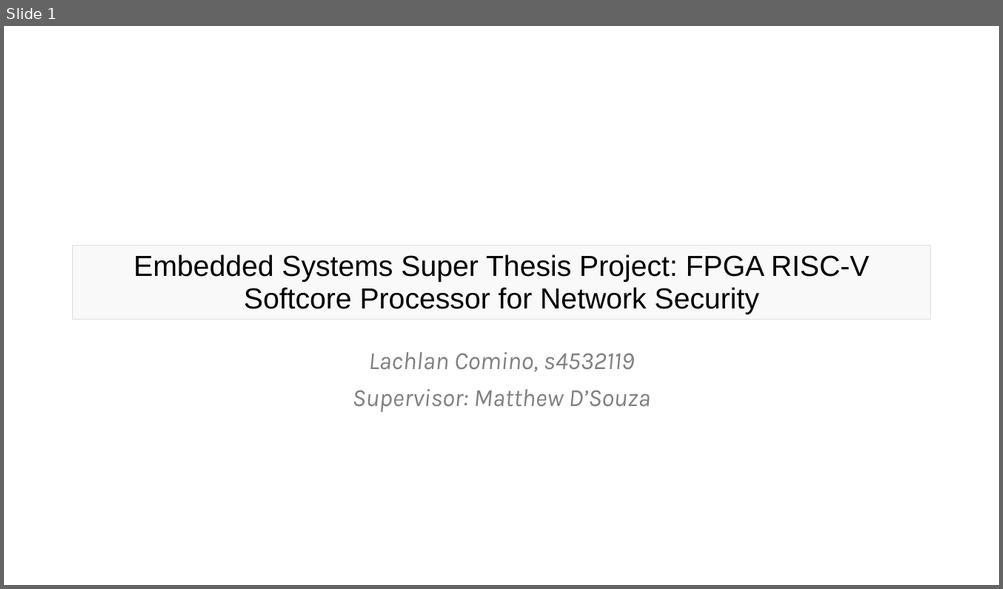
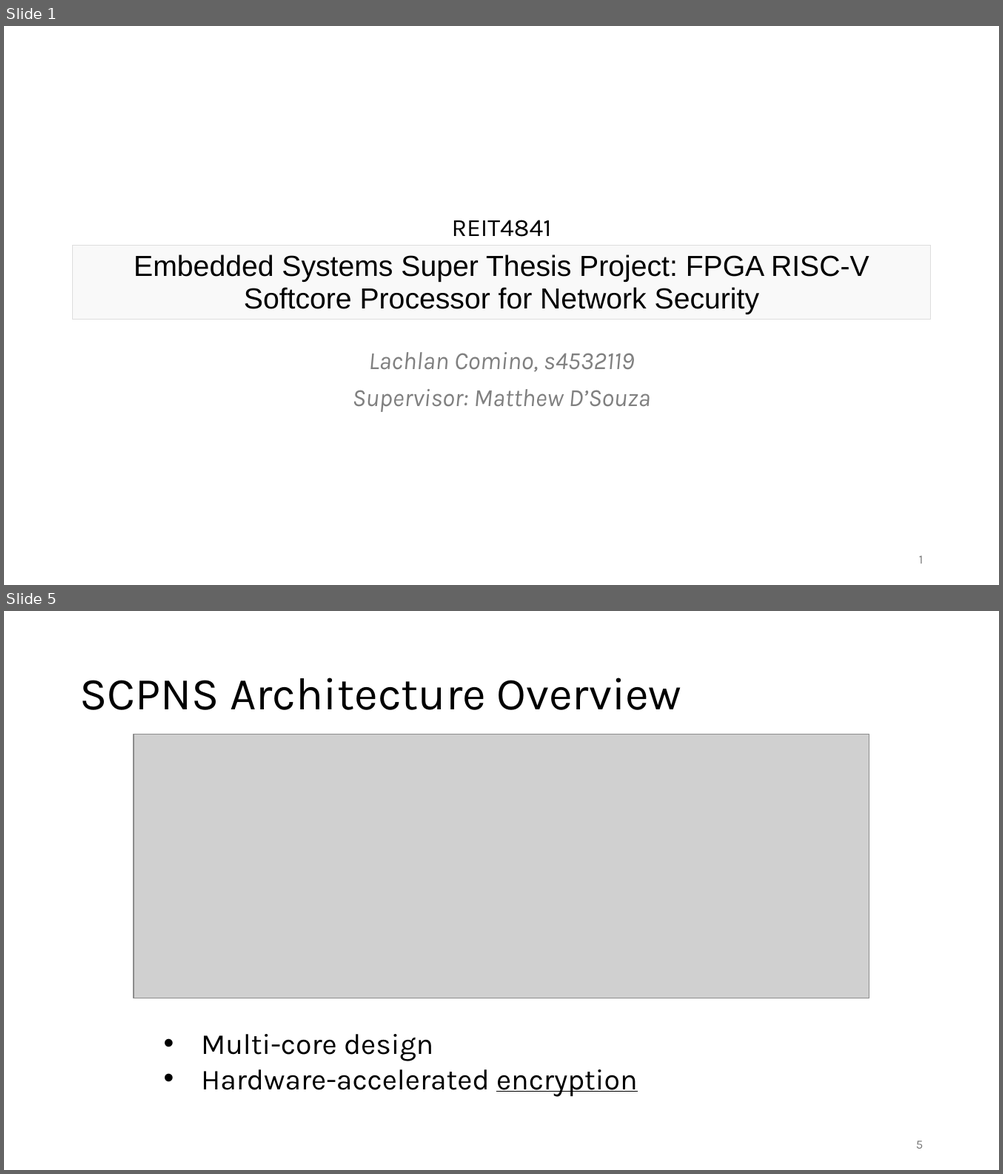
Before and after one commit to lcomino64/Thesis, a slide deck: Seminar/s4532119_seminar_slides.pptx. Shown one above the other, each under a label of ours: slide 1 before the commit, slides 1 and 5 after it; the slides between them are not shown. The pictures are 1003x589 and 1003x1174 pixels, drawn with LibreOffice and Linux fonts; fonts in the diff are those of the drawing; grey boxes stand for pictures. Boxes give left, top, right and bottom in pixels: in the first picture for what was removed or moved away, otherwise in the second. Text is boxed around its words. In the diff, an @@ line names an element or a change of style, - is before the commit and + after.

```diff
--- a/Seminar/s4532119_seminar_slides.pptx
+++ b/Seminar/s4532119_seminar_slides.pptx
@@ slide 5 added at box(4, 611, 999, 1170), background #FFFFFF @@
@@ title added at box(79, 678, 682, 710), 44 pt, text #000000 @@
+SCPNS Architecture Overview
@@ picture added at box(134, 734, 870, 998) @@
@@ text added at box(201, 1034, 637, 1097), 28 pt, text #000000 @@
+• Multi-core design
+• Hardware-accelerated encryption
@@ page number added at box(916, 1141, 922, 1149), 12 pt, text #797979 @@
+5
@@ slide 1 changed as well @@
@@ text added at box(452, 220, 552, 237), 24 pt, text #000000 @@
+REIT4841
@@ page number added at box(919, 556, 923, 564), 12 pt, text #797979 @@
+1
```
Also in this commit, not shown: 2 other slides changed, 11 other slides added, 5 slides removed, 7 other files.
